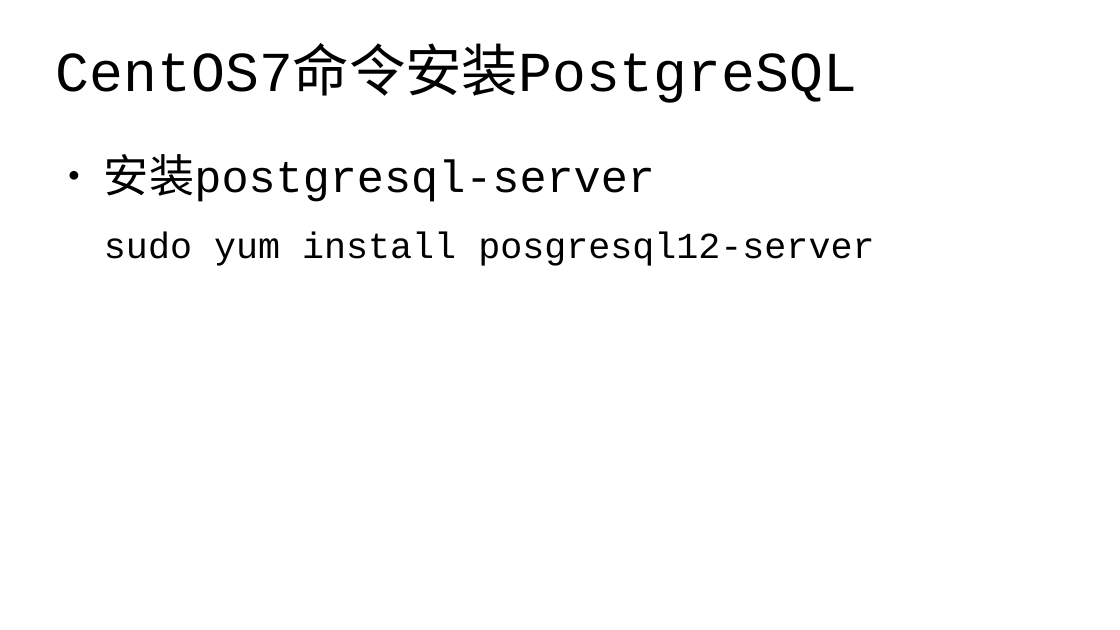
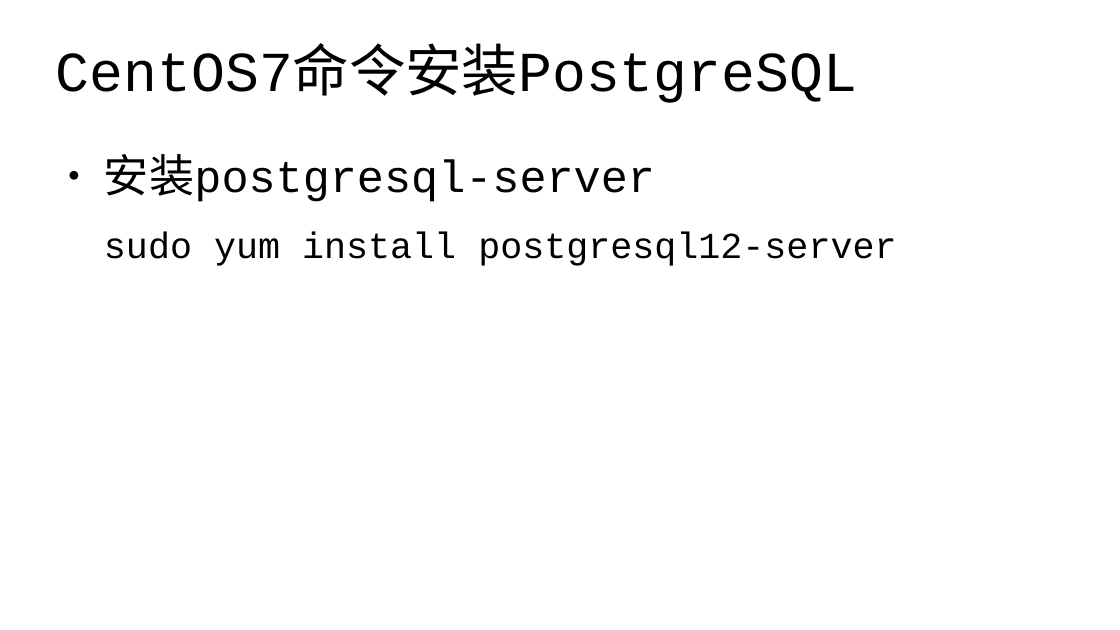
Before and after one commit to edu2act/course-wechat-and-miniprogram, a slide deck: slide 6 of materials/ch16/ch16_1-安装postgres数据库.odp (slide 5 before the commit). Drawn at 1120x630 pixels with LibreOffice and Linux fonts; fonts in the diff are those of the drawing. Boxes give left, top, right and bottom in pixels: in the first picture for what was removed or moved away, otherwise in the second. Text is boxed around its words. In the diff, an @@ line names an element or a change of style, - is before the commit and + after.

```diff
--- a/materials/ch16/ch16_1-安装postgres数据库.odp
+++ b/materials/ch16/ch16_1-安装postgres数据库.odp
@@ text at [104,232,896,266]: text changed @@
-sudo yum install posgresql12-server
+sudo yum install postgresql12-server
```
Also in this commit, not shown: 3 other slides changed, 4 slides added, 5 other files.
